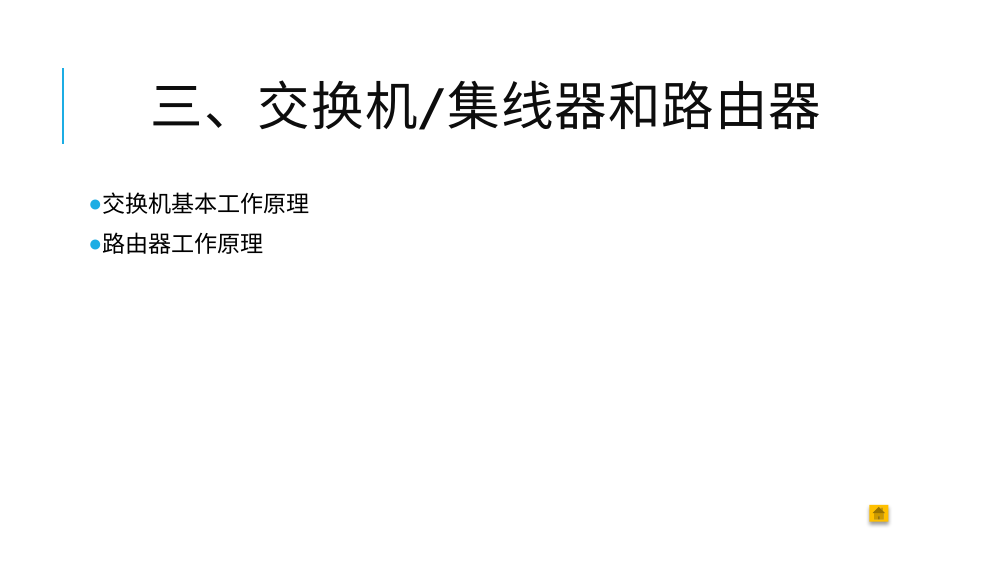
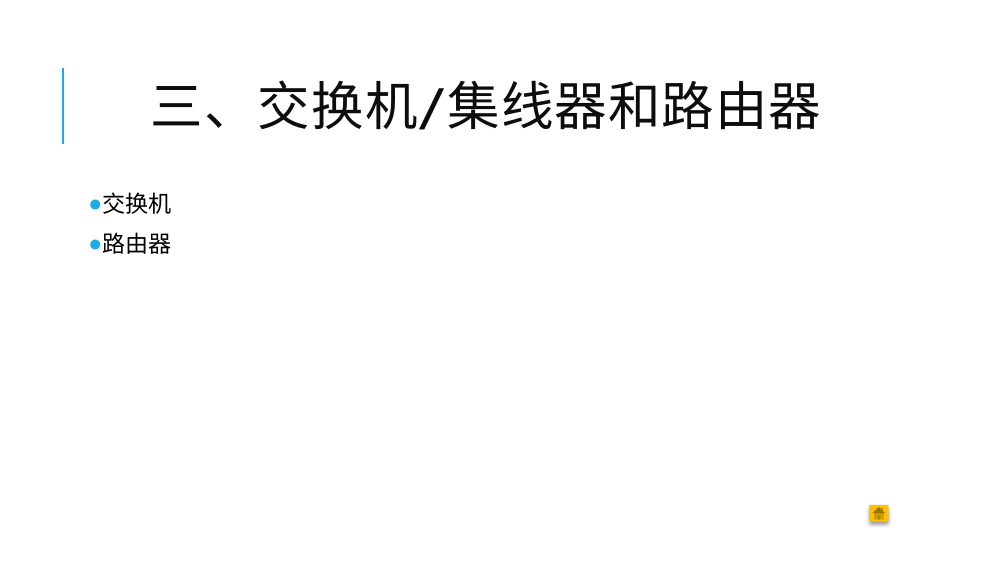
Before and after one commit to sleepingWhiteFish/CAGST, a slide deck: slide 48 of 网络是怎样连接的.pptx. Drawn at 1008x567 pixels with LibreOffice and Linux fonts; fonts in the diff are those of the drawing. Boxes give left, top, right and bottom in pixels: in the first picture for what was removed or moved away, otherwise in the second. Text is boxed around its words. In the diff, an @@ line names an element or a change of style, - is before the commit and + after.

```diff
--- a/网络是怎样连接的.pptx
+++ b/网络是怎样连接的.pptx
@@ text at bbox=[102, 192, 171, 254]: text changed @@
-● 交换机基本工作原理
-● 路由器工作原理
+● 交换机
+● 路由器
```
Also in this commit, not shown: 21 other slides changed, 6 slides added, 11 slides removed.
